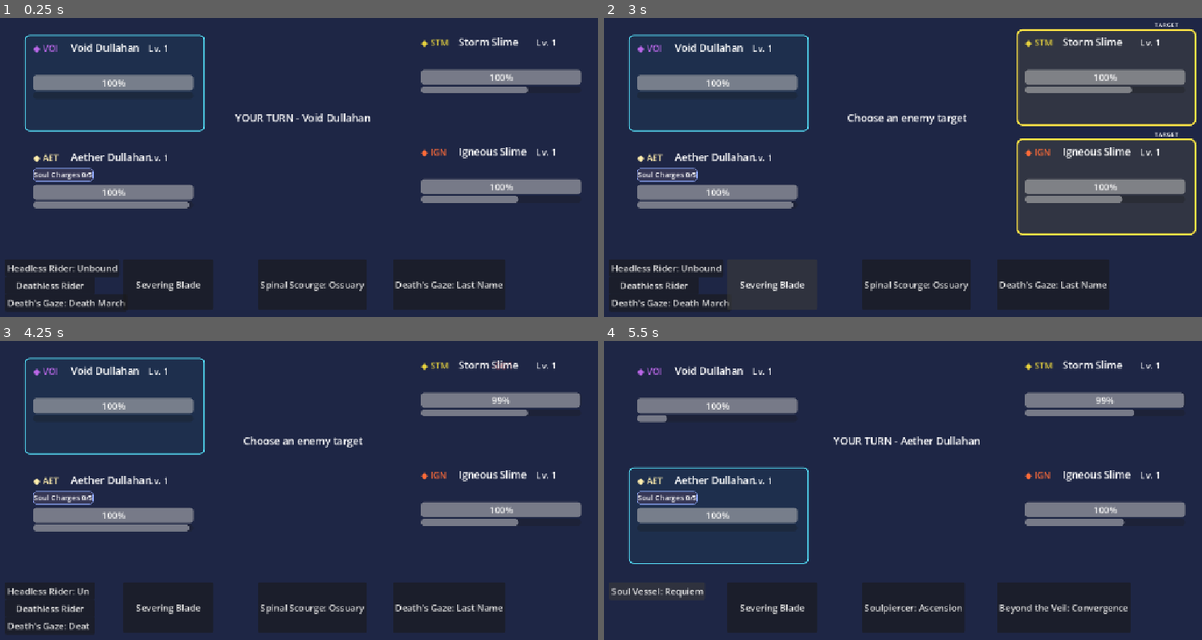
Above: before the commit, frames 1-4 (two rows, left to right).
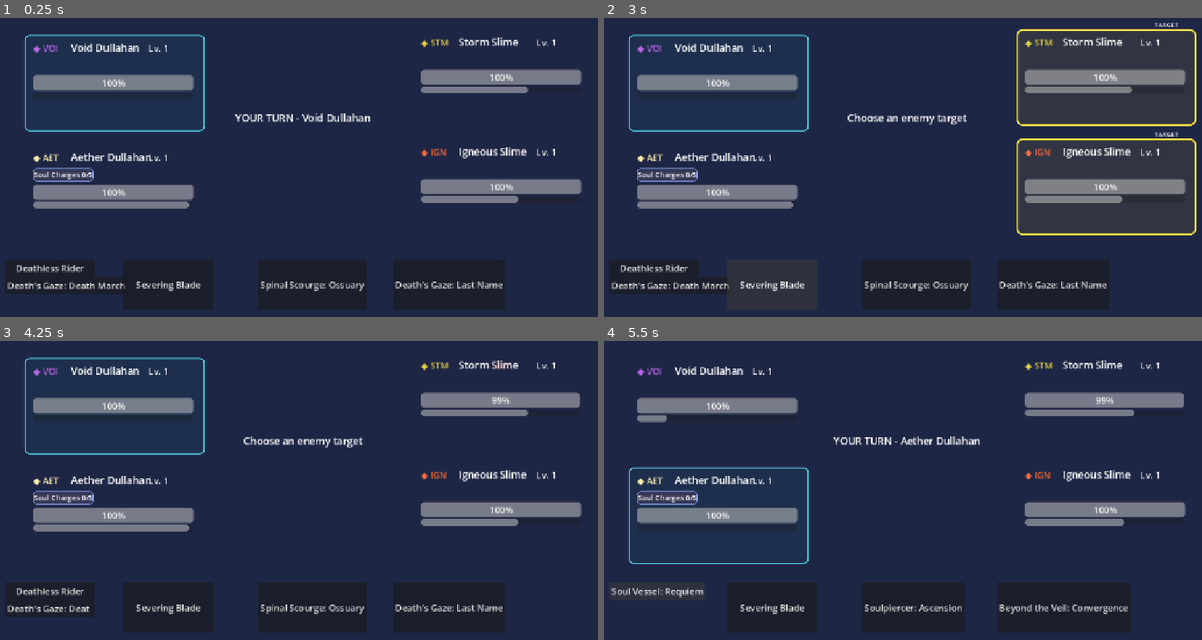
Above: after the commit, the same moments.

Repository: Akharyuu/monster-rpg
Game: Godot game, scene res://scenes/battle/battle_screen.tscn
The game is run twice, just before and just after one commit, with the same random seed, the same clock (stepped at 60 frames per second) and the same inputs.
Inputs (mouse positions are in pixels of both pictures, inside the frame that each line leads up to):
- Up to frame 1 (0.25 s): no input
- Up to frame 2 (3 s): click "Deathless Rider" at 0.5 s; click "Headless Rider: Unbound" (after the commit: "Deathless Rider") at 1.25 s; click "Death's Gaze: Death March" at 2 s; click "Severing Blade" at 2.75 s
- Up to frame 3 (4.25 s): click (502, 400) at 3.52 s
- Up to frame 4 (5.5 s): click "Spinal Scourge: Ossuary" at 4.25 s; click "Soul Vessel: Requiem" at 5 s

The runs differ from the first frame. In frame 1, 1.9% of the frame differs, in the area x 0-22%, y 80-98%; in frame 2, 1.9%; in frame 3, 1.2%; in frame 4, less than 0.1%.

Commit message:
Reorder Void Dullahan skill resonances and cap passives at two

Diff:
--- a/godot/scripts/factories/prototype_factory.gd
+++ b/godot/scripts/factories/prototype_factory.gd
@@ -1129,17 +1129,25 @@
     if monster.monster_id == "dullahan_void":
         var headless_data: Dictionary = {
             "name": (
-                "Headless Rider: Unbound"
-                if monster.resonance >= 3
-                else "Headless Rider"
+                "Deathless Rider"
+                if monster.resonance >= 4
+                else (
+                    "Headless Rider: Unbound"
+                    if monster.resonance >= 1
+                    else "Headless Rider"
+                )
             ),
-            "summary": "Empowers the Dullahan while it has a Named target.",
+            "summary": (
+                "Defies lethal blows while hunting a Named foe."
+                if monster.resonance >= 4
+                else "Empowers the Dullahan while it has a Named target."
+            ),
             "effects": [
                 {
                     "kind": "special",
                     "text": (
                         "While [color=#d9a6ff]Headless[/color], gains [b]+30% Speed[/b]."
-                        if monster.resonance >= 3
+                        if monster.resonance >= 1
                         else "While [color=#d9a6ff]Headless[/color], gains [b]+20% Speed[/b]."
                     )
                 },
@@ -1149,25 +1157,19 @@
                 }
             ]
         }
+
+        if monster.resonance >= 4:
+            headless_data["effects"].append(
+                {
+                    "kind": "special",
+                    "text": "While [color=#d9a6ff]Headless[/color], survives lethal damage with [b]1 HP[/b]. After the attack, cleanses all debuffs and loses [color=#d9a6ff]Headless[/color]. [b]6-turn cooldown[/b]."
+                }
+            )
 
         monster.passive_tooltip = headless_data
         monster.passive_tooltips = [
             headless_data
         ]
-
-        if monster.resonance >= 2:
-            monster.passive_tooltips.append(
-                {
-                    "name": "Deathless Rider",
-                    "summary": "Periodically accelerates the Dullahan after it acts.",
-                    "effects": [
-                        {
-                            "kind": "special",
-                            "text": "After this monster's turn, gains [b]15% Action Gauge[/b]. This effect can trigger once every [b]6 of its turns[/b]."
-                        }
-                    ]
-                }
-            )
 
         if monster.resonance >= 5:
             monster.passive_tooltips.append(
@@ -1593,7 +1595,7 @@
         return
 
     if monster.monster_id == "dullahan_void":
-        if monster.resonance >= 1:
+        if monster.resonance >= 2:
             var ossuary = DamageSkillScript.new(
                 "spinal_scourge_ossuary",
                 "Spinal Scourge: Ossuary",
@@ -1612,7 +1614,7 @@
             ossuary.max_dead_monster_bonus = 0.40
             monster.skills[1] = ossuary
 
-        if monster.resonance >= 4:
+        if monster.resonance >= 3:
             var last_name = DamageSkillScript.new(
                 "deaths_gaze_last_name",
                 "Death's Gaze: Last Name",
